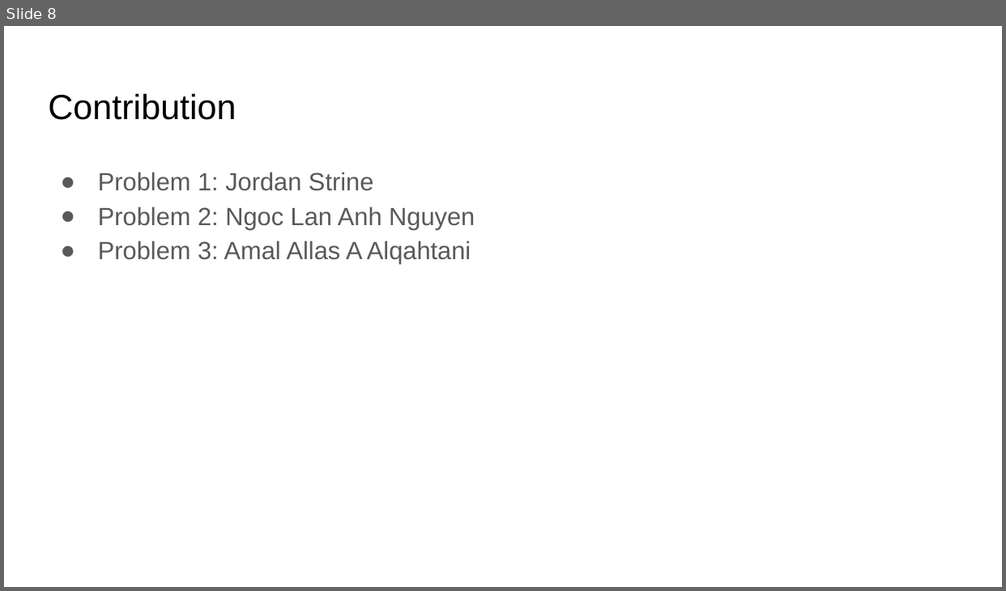
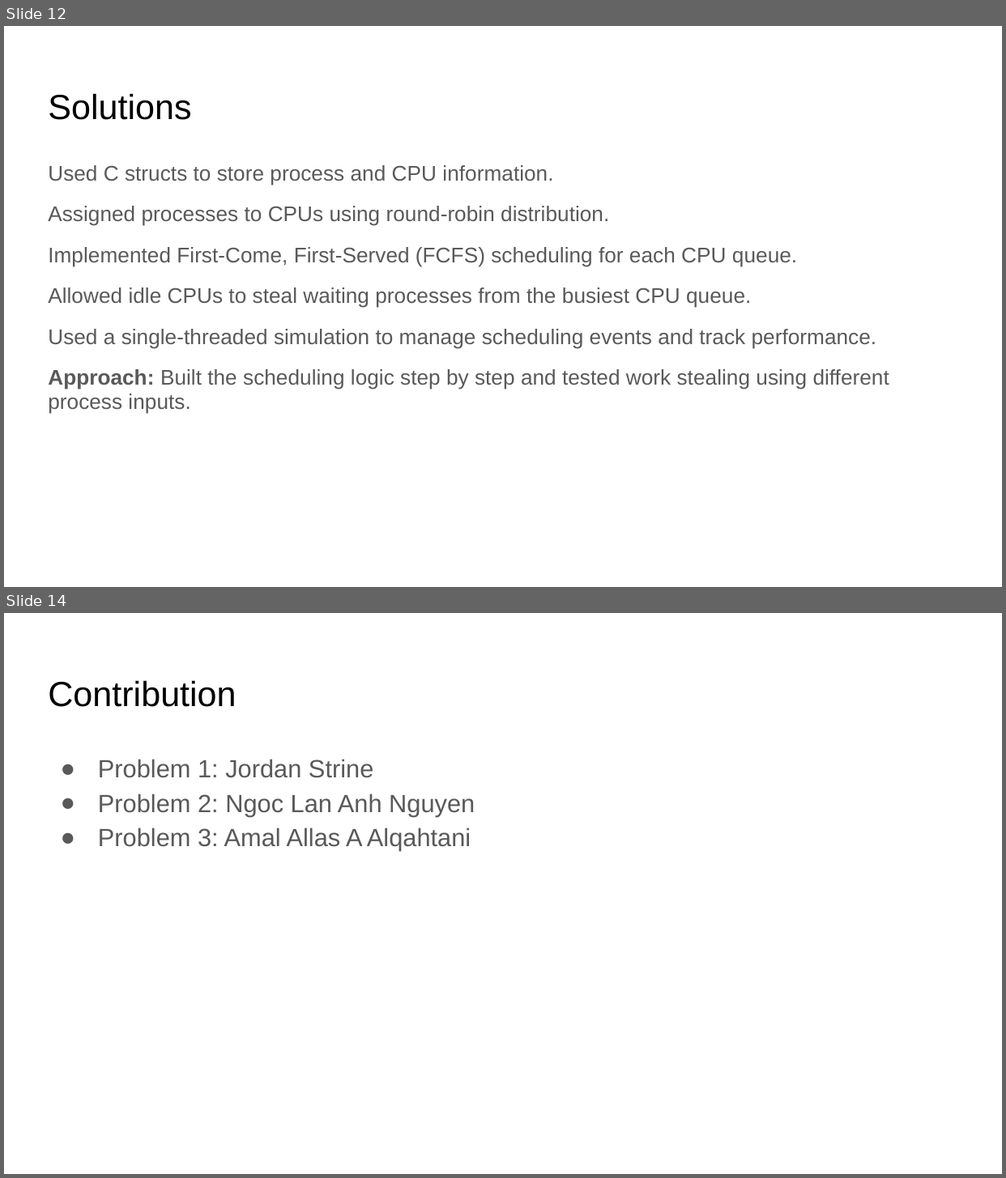
Before and after one commit to jstrineUD/CPS-356-Project-1, a slide deck: presentation/Presentation.pptx. Shown one above the other, each under a label of ours: slide 8 before the commit, slides 12 and 14 after it; the slides between them are not shown. The pictures are 1006x591 and 1006x1178 pixels, drawn with LibreOffice and Linux fonts; fonts in the diff are those of the drawing. Boxes give left, top, right and bottom in pixels: in the first picture for what was removed or moved away, otherwise in the second. Text is boxed around its words. In the diff, an @@ line names an element or a change of style, - is before the commit and + after.

```diff
--- a/presentation/Presentation.pptx
+++ b/presentation/Presentation.pptx
@@ slide 12 added at [4,26,1002,587], background #FFFFFF @@
@@ title added at [48,93,191,120], 25.2 pt, text #000000 @@
+Solutions
@@ text added at [48,165,889,414], 15.3 pt, text #595959 @@
+Used C structs to store process and CPU information.
+Assigned processes to CPUs using round-robin distribution.
+Implemented First-Come, First-Served (FCFS) scheduling for each CPU queue.
+Allowed idle CPUs to steal waiting processes from the busiest CPU queue.
+Used a single-threaded simulation to manage scheduling events and track performance.
+Approach: Built the scheduling logic step by step and tested work stealing using different process inputs.
@@ what was slide 8 is now slide 14 @@
```
Also in this commit, not shown: 1 slide changed, 6 other slides added, 1 slide removed, 1 other file.
